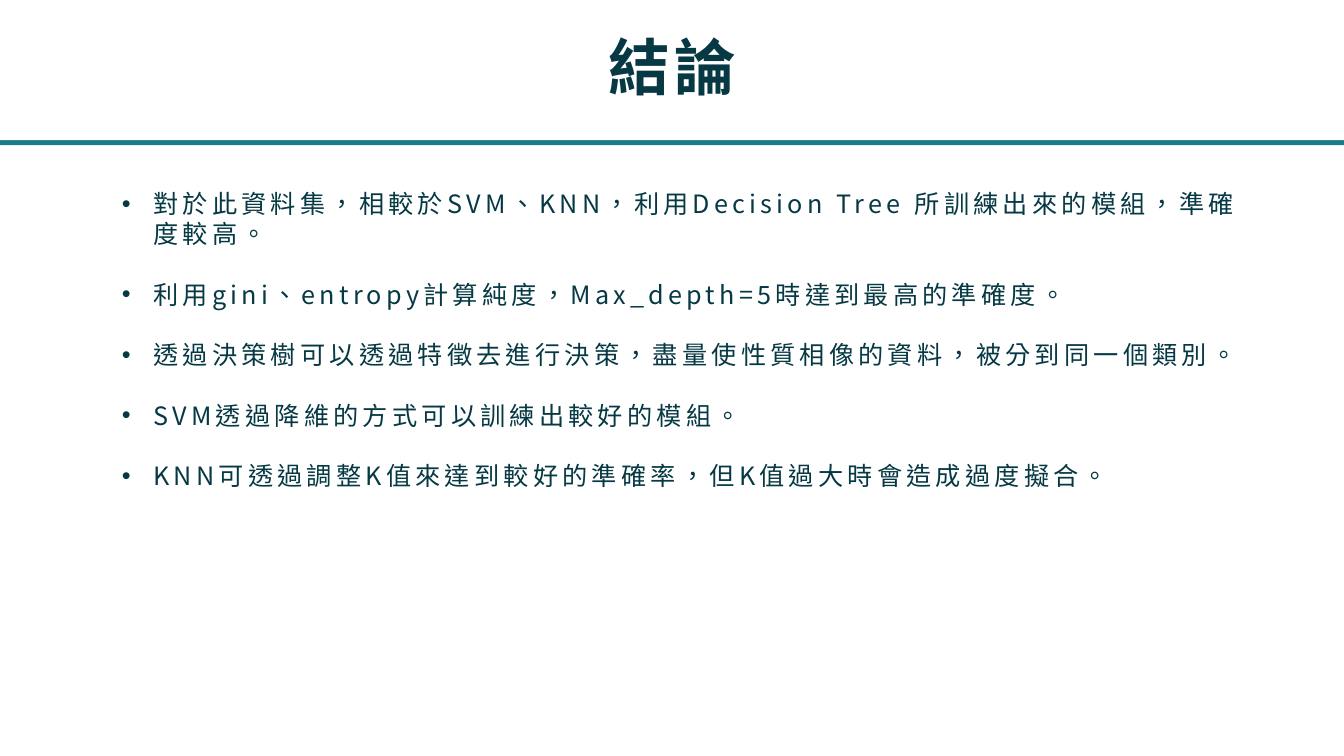
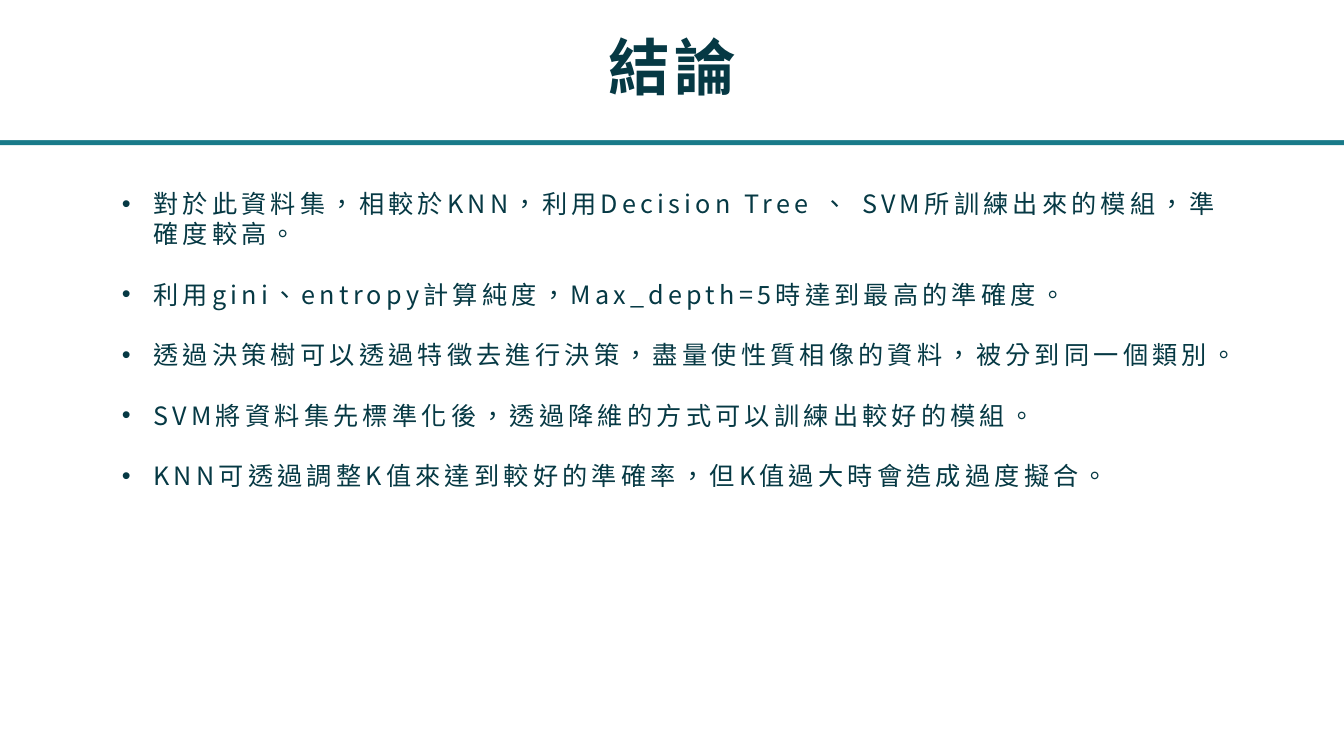
Before and after one commit to jhuangyahui/datamining, a slide deck: slide 19 of datamining/datamining.pptx. Drawn at 1344x756 pixels with LibreOffice and Linux fonts; fonts in the diff are those of the drawing. Boxes give left, top, right and bottom in pixels: in the first picture for what was removed or moved away, otherwise in the second. Text is boxed around its words. In the diff, an @@ line names an element or a change of style, - is before the commit and + after.

Commit message:
SVM 標準化後資料

```diff
--- a/datamining/datamining.pptx
+++ b/datamining/datamining.pptx
@@ text at bbox=[153, 191, 1214, 245]: text changed @@
-• 對於此資料集，相較於SVM、KNN，利用Decision Tree 所訓練出來的模組，準確度較高。
+• 對於此資料集，相較於KNN，利用Decision Tree 、 SVM所訓練出來的模組，準確度較高。
@@ text at bbox=[153, 403, 1034, 427]: text changed @@
-• SVM透過降維的方式可以訓練出較好的模組。
+• SVM將資料集先標準化後，透過降維的方式可以訓練出較好的模組。
```
Also in this commit, not shown: 6 other slides changed, 1 other file.
